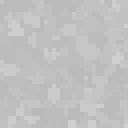
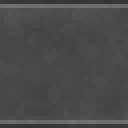
The second w=128, h=128 image is a revision of the first. Changes to its layers:
added layer "bright line" (17%) above "dark line" over [0, 4, 128, 124]
added layer "dark line" (32%) above "Ebene 2" over [0, 0, 128, 128]
added layer "Ebene 2" (25%) above "Ebene 1" over [0, 0, 128, 128]
painted on "Ebene 1" over [0, 0, 128, 128]
